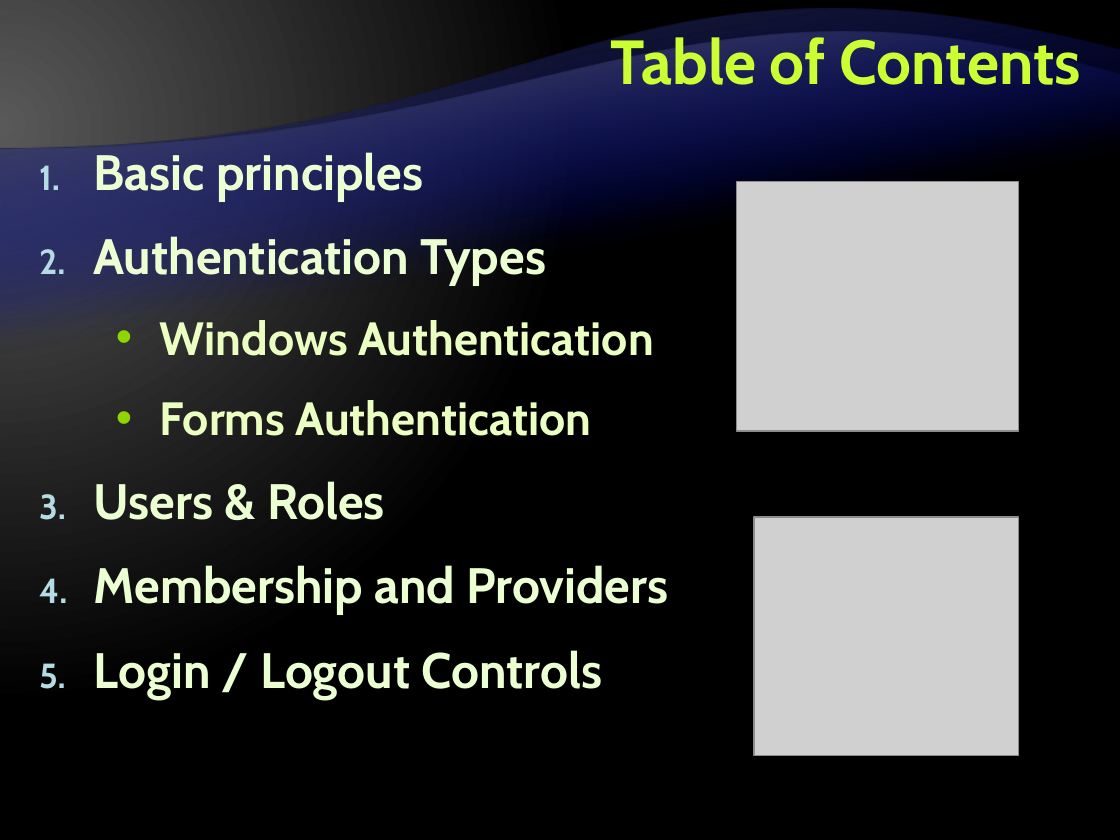
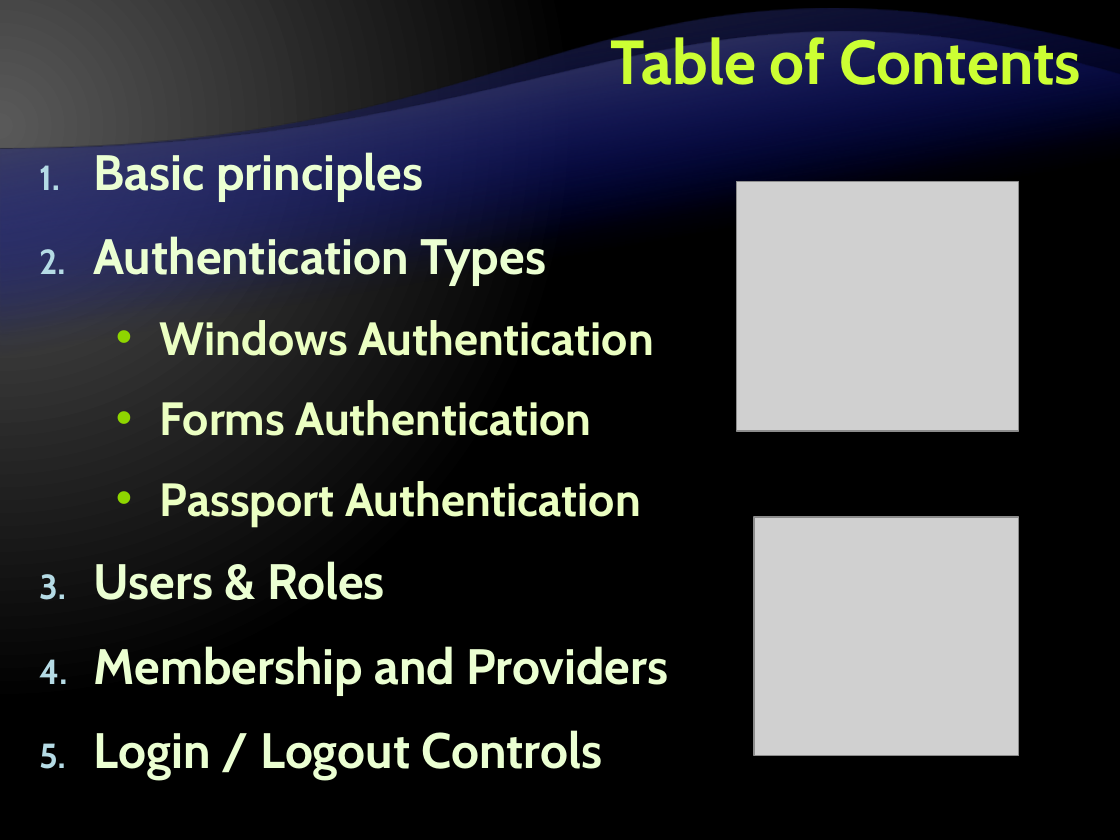
Before and after one commit to Graveheart/aspnetcourse, a slide deck: slide 2 of 2010/lectures/12. ASP.NET-Authentication-and-Authorization.pptx. Drawn at 1120x840 pixels with LibreOffice and Linux fonts; fonts in the diff are those of the drawing; grey boxes stand for pictures; background and template pictures are left out. Boxes give left, top, right and bottom in pixels: in the first picture for what was removed or moved away, otherwise in the second. Text is boxed around its words. In the diff, an @@ line names an element or a change of style, - is before the commit and + after.

```diff
--- a/2010/lectures/12. ASP.NET-Authentication-and-Authorization.pptx
+++ b/2010/lectures/12. ASP.NET-Authentication-and-Authorization.pptx
@@ text at (160, 481, 641, 527): paragraph added @@
+  • Passport Authentication
```
Also in this commit, not shown: 4 other slides changed.
